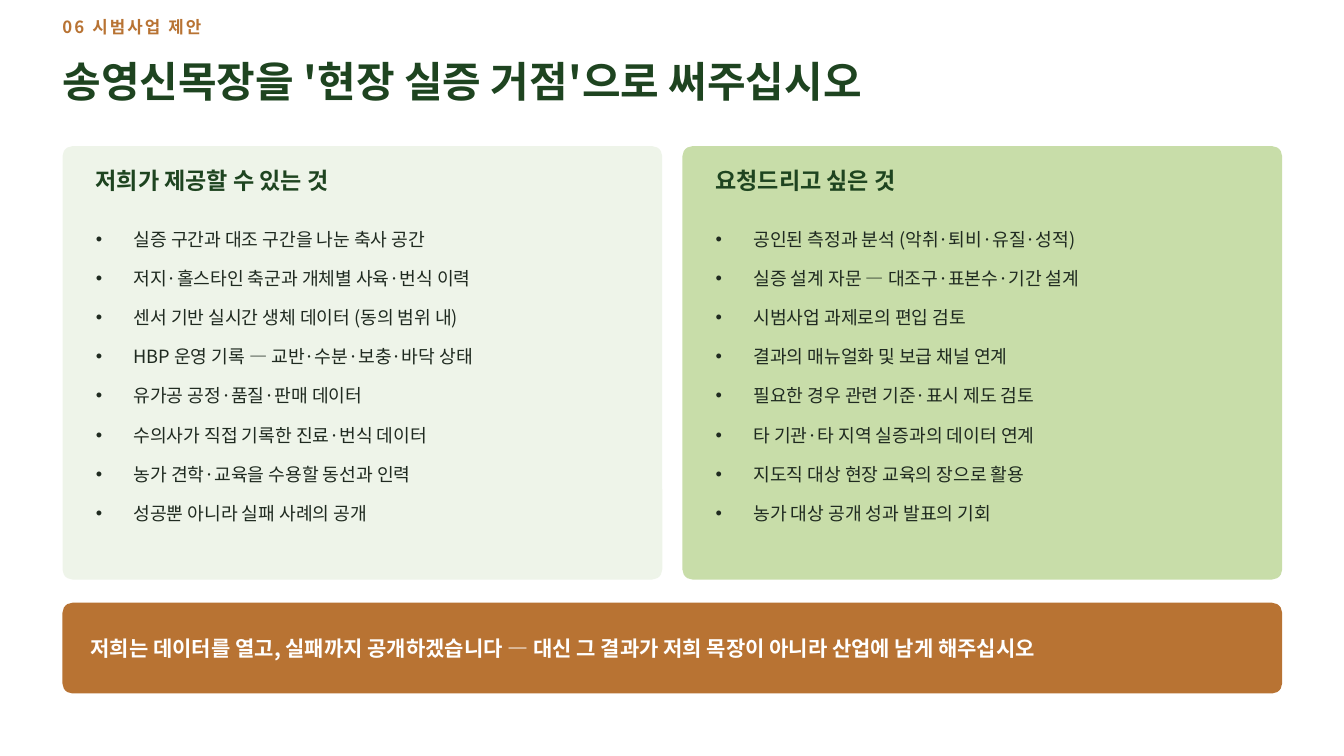
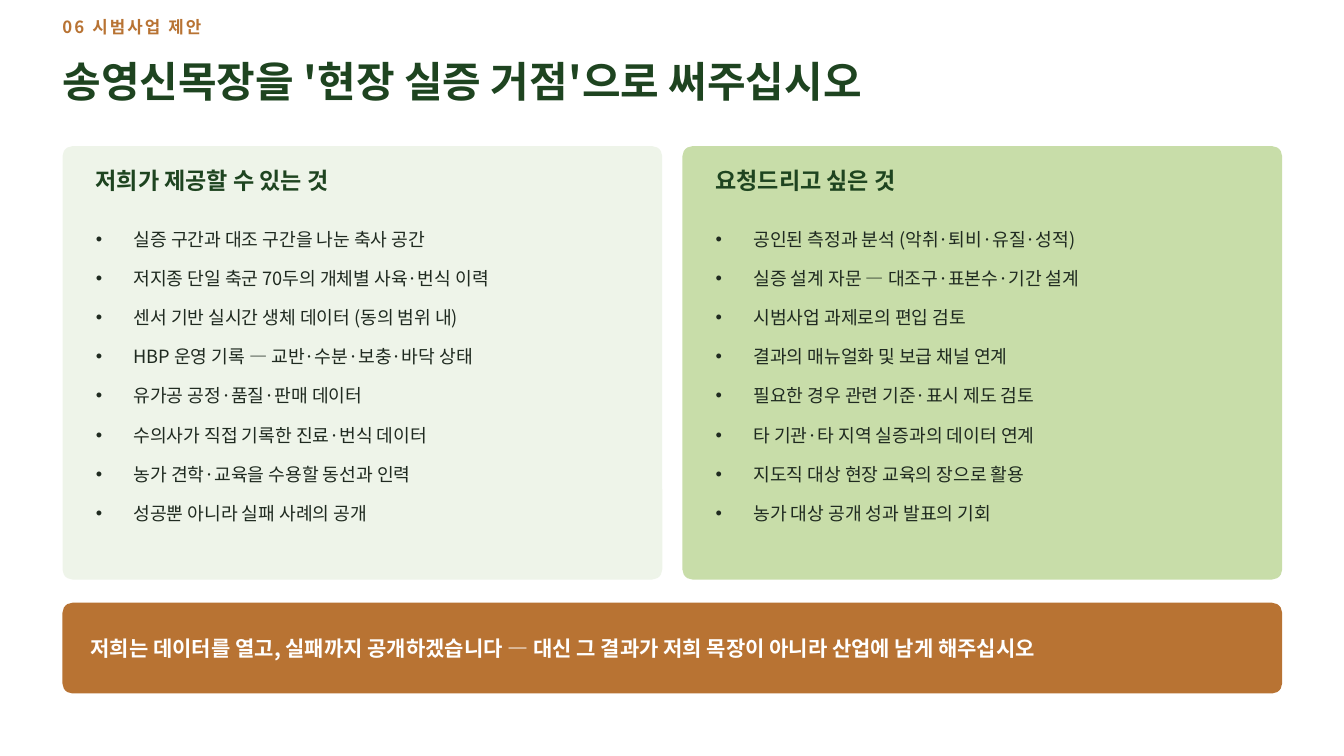
Before and after one commit to hhj3150/Dr-Ha--agent, a slide deck: slide 44 of deliverables/2026-08-10-nias-seminar/저지종_유가공목장_운영_현장사례.pptx. Drawn at 1344x756 pixels with LibreOffice and Linux fonts; fonts in the diff are those of the drawing. Boxes give left, top, right and bottom in pixels: in the first picture for what was removed or moved away, otherwise in the second. Text is boxed around its words. In the diff, an @@ line names an element or a change of style, - is before the commit and + after.

```diff
--- a/deliverables/2026-08-10-nias-seminar/저지종_유가공목장_운영_현장사례.pptx
+++ b/deliverables/2026-08-10-nias-seminar/저지종_유가공목장_운영_현장사례.pptx
@@ text at (134,270,488,287): text changed @@
-• 저지·홀스타인 축군과 개체별 사육·번식 이력
+• 저지종 단일 축군 70두의 개체별 사육·번식 이력
```
Also in this commit, not shown: 2 other slides changed, 1 slide added, 1 slide removed, 3 other files.
